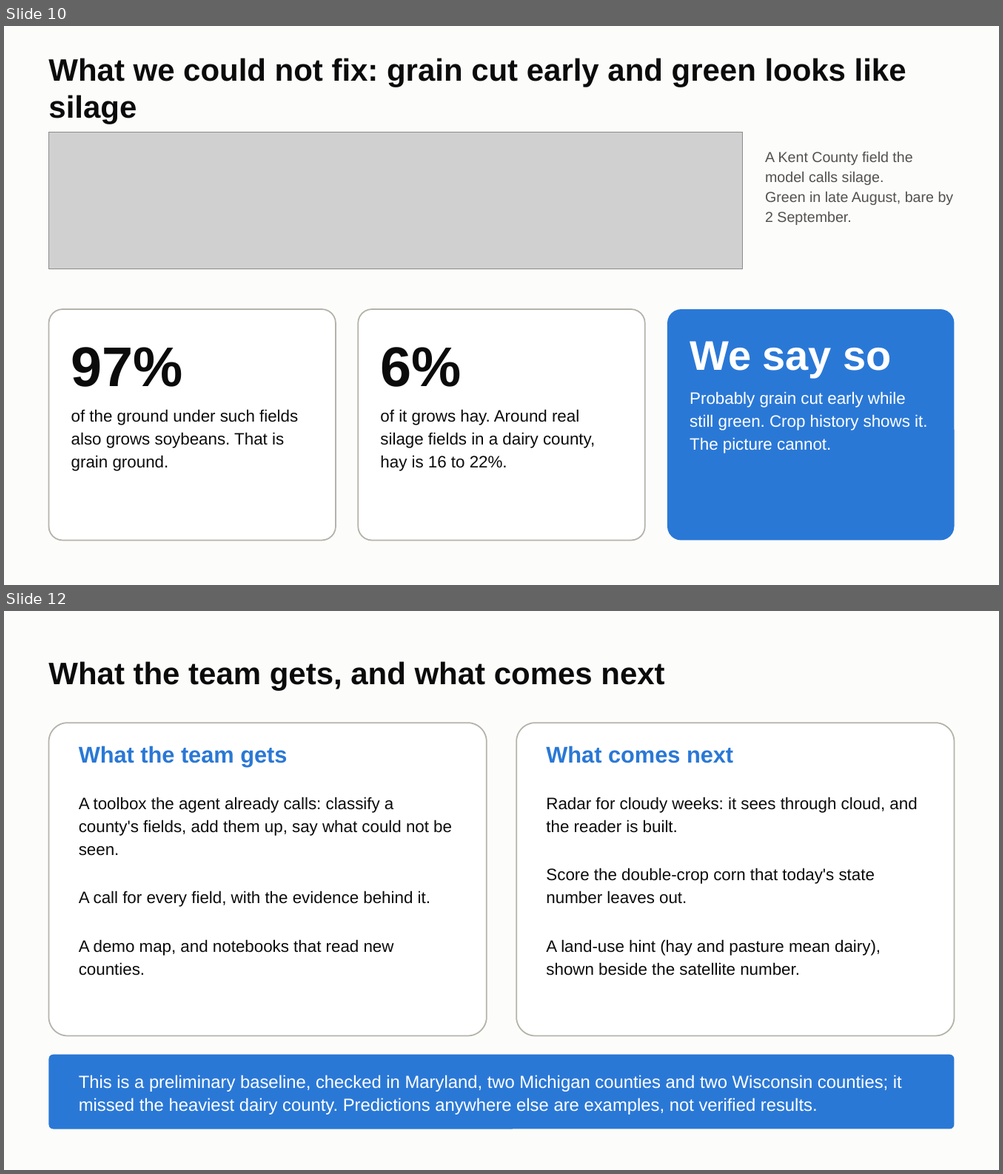
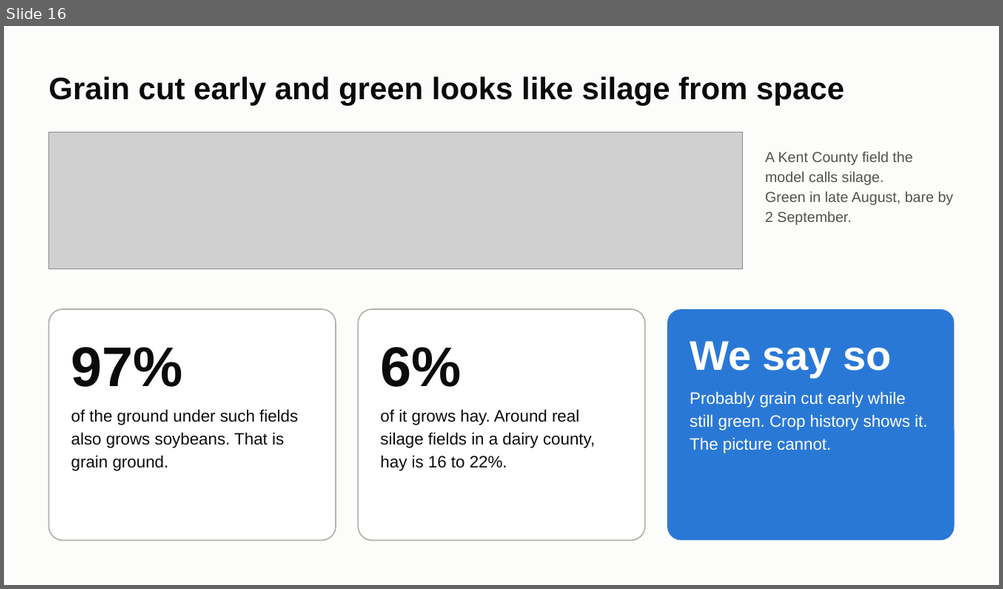
Before and after one commit to ChenSiyun1234/FieldVision, a slide deck: handoff/presentation/FieldVision_model_story.pptx. Shown one above the other, each under a label of ours: slides 10 and 12 before the commit, slide 16 after it; the slides between them are not shown. The pictures are 1003x1174 and 1003x589 pixels, drawn with LibreOffice and Linux fonts; fonts in the diff are those of the drawing; grey boxes stand for pictures. Boxes give left, top, right and bottom in pixels: in the first picture for what was removed or moved away, otherwise in the second. Text is boxed around its words. In the diff, an @@ line names an element or a change of style, - is before the commit and + after.

```diff
--- a/handoff/presentation/FieldVision_model_story.pptx
+++ b/handoff/presentation/FieldVision_model_story.pptx
@@ slide 12 removed at bbox=[4, 611, 999, 1170], background #FCFCFB @@
@@ title removed at bbox=[48, 661, 664, 690] @@
-What the team gets, and what comes next
@@ rounded rectangle removed at bbox=[48, 723, 486, 1037] @@
@@ rounded rectangle removed at bbox=[517, 723, 955, 1037] @@
@@ text removed at bbox=[79, 746, 287, 767] @@
-What the team gets
@@ text removed at bbox=[546, 746, 733, 763] @@
-What comes next
@@ text removed at bbox=[79, 797, 452, 976] @@
-A toolbox the agent already calls: classify a county's fields, add them up, say what could not be seen.
-A call for every field, with the evidence behind it.
-A demo map, and notebooks that read new counties.
@@ text removed at bbox=[546, 797, 916, 976] @@
-Radar for cloudy weeks: it sees through cloud, and the reader is built.
-Score the double-crop corn that today's state number leaves out.
-A land-use hint (hay and pasture mean dairy), shown beside the satellite number.
@@ rounded rectangle removed at bbox=[48, 1055, 954, 1130] @@
@@ text removed at bbox=[79, 1075, 902, 1115] @@
-This is a preliminary baseline, checked in Maryland, two Michigan counties and two Wisconsin counties; it missed the heaviest dairy county. Predictions anywhere else are examples, not verified results.
@@ what was slide 10 is now slide 16 @@
@@ slide 16 changed as well @@
@@ title at bbox=[48, 76, 844, 105]: text changed @@
-What we could not fix: grain cut early and green looks like silage
+Grain cut early and green looks like silage from space
```
Also in this commit, not shown: 9 other slides changed, 9 slides added, 4 other slides removed, 2 other files.
